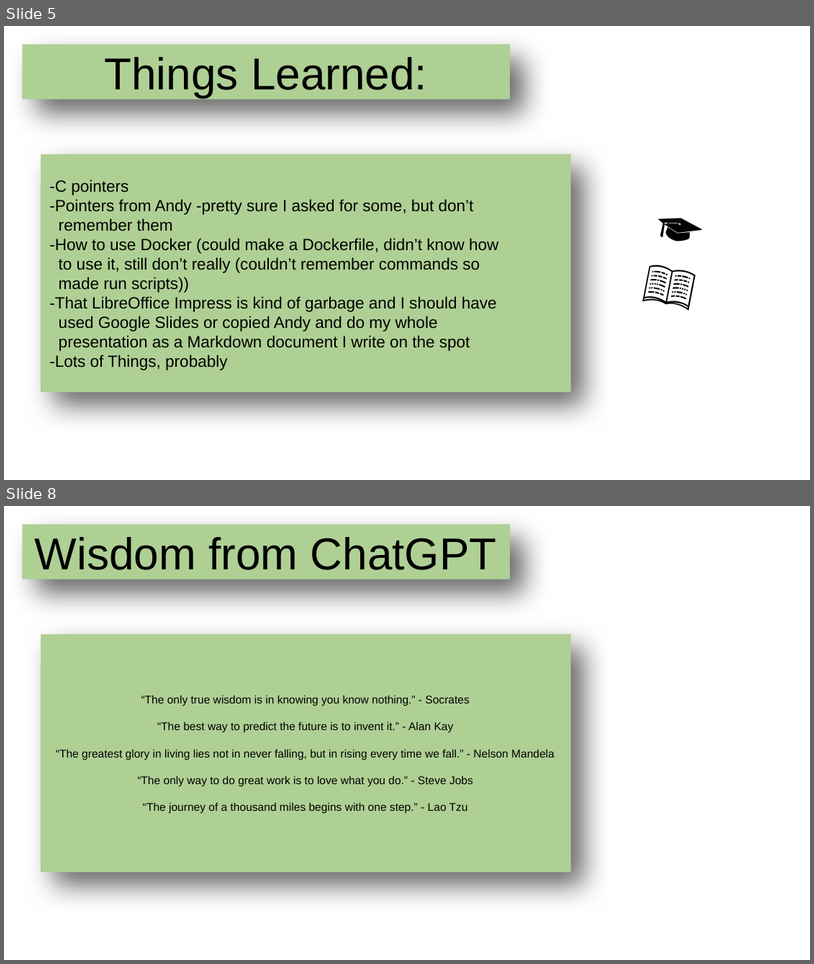
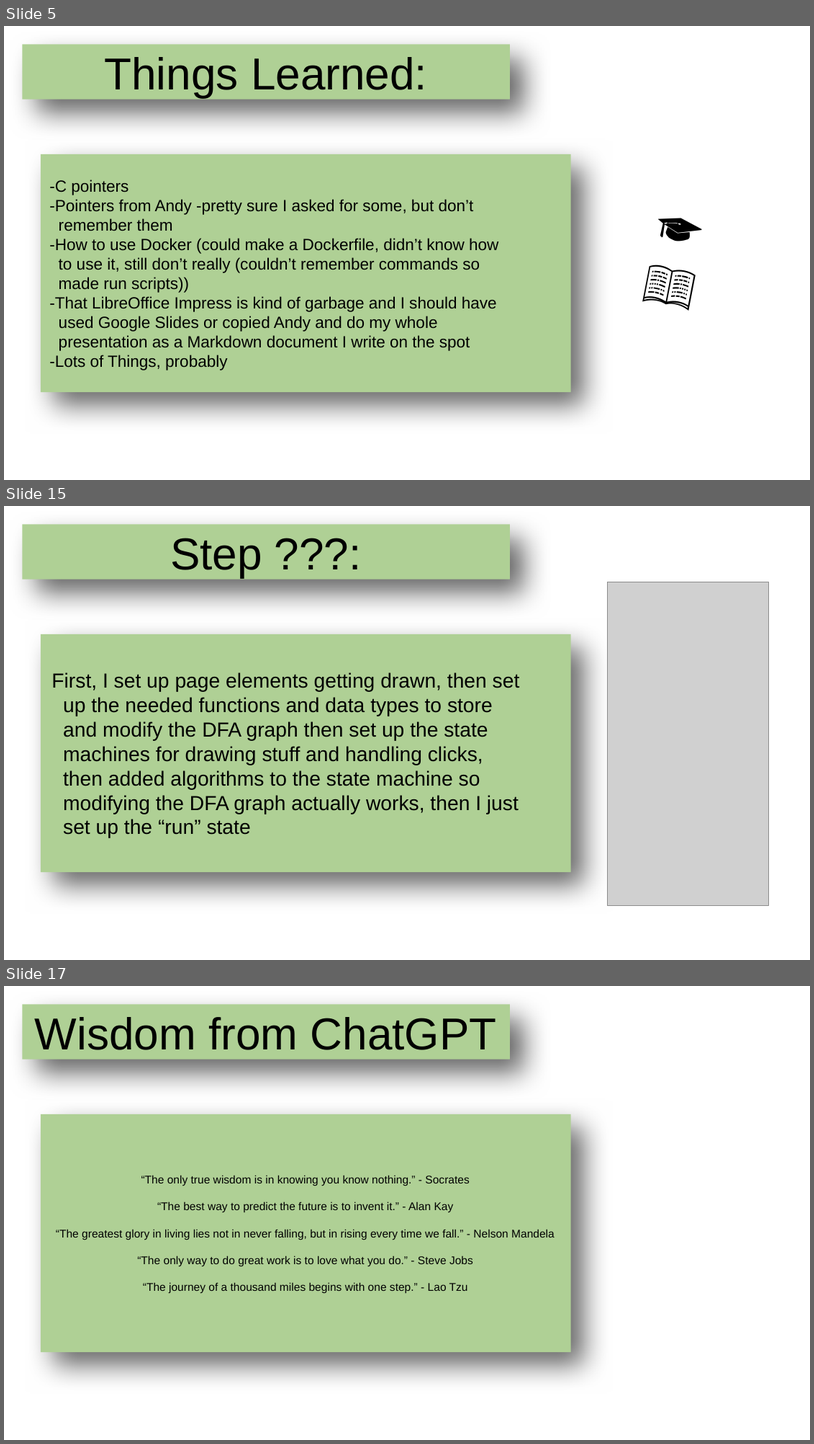
Before and after one commit to echoofskyz/ugrproj, a slide deck: docs/presentation.odp. Shown one above the other, each under a label of ours: slides 5 and 8 before the commit, slides 5, 15 and 17 after it; the slides between them are not shown. The pictures are 814x964 and 814x1444 pixels, drawn with LibreOffice and Linux fonts; fonts in the diff are those of the drawing; grey boxes stand for pictures; background and template pictures are left out. Boxes give left, top, right and bottom in pixels: in the first picture for what was removed or moved away, otherwise in the second. Text is boxed around its words. In the diff, an @@ line names an element or a change of style, - is before the commit and + after.

```diff
--- a/docs/presentation.odp
+++ b/docs/presentation.odp
@@ slide 15 added at <box>4,506,810,960</box>, background picture (left out) @@
@@ title added at <box>22,524,510,579</box>, fill #AFD095, 44 pt, text #000000 @@
+Step ???:
@@ picture added at <box>607,582,769,905</box> @@
@@ title added at <box>41,634,571,872</box>, fill #AFD095, 20 pt, text #000000 @@
+First, I set up page elements getting drawn, then set
+up the needed functions and data types to store
+and modify the DFA graph then set up the state
+machines for drawing stuff and handling clicks,
+then added algorithms to the state machine so
+modifying the DFA graph actually works, then I just
+set up the “run” state
@@ what was slide 8 is now slide 17 @@
```
Also in this commit, not shown: 2 slides changed, 9 other slides added, 1 slide removed, 2 other files.
